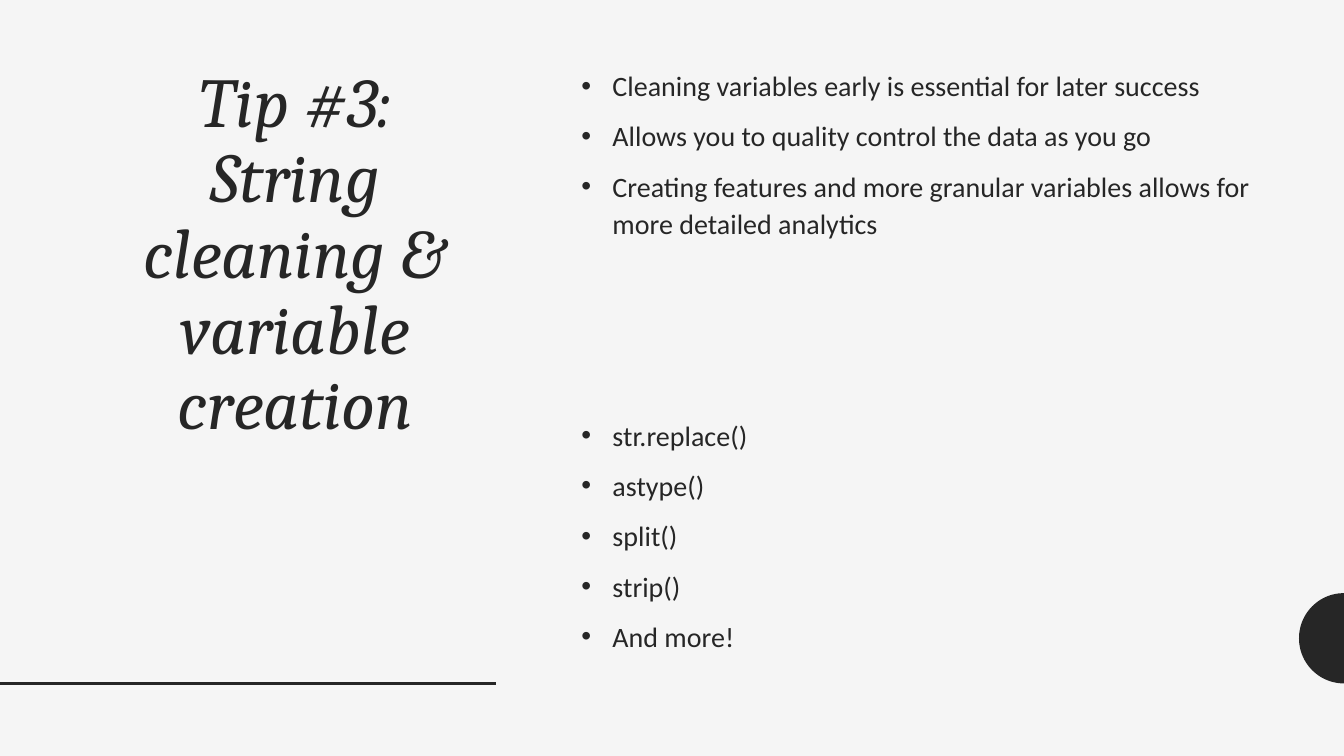
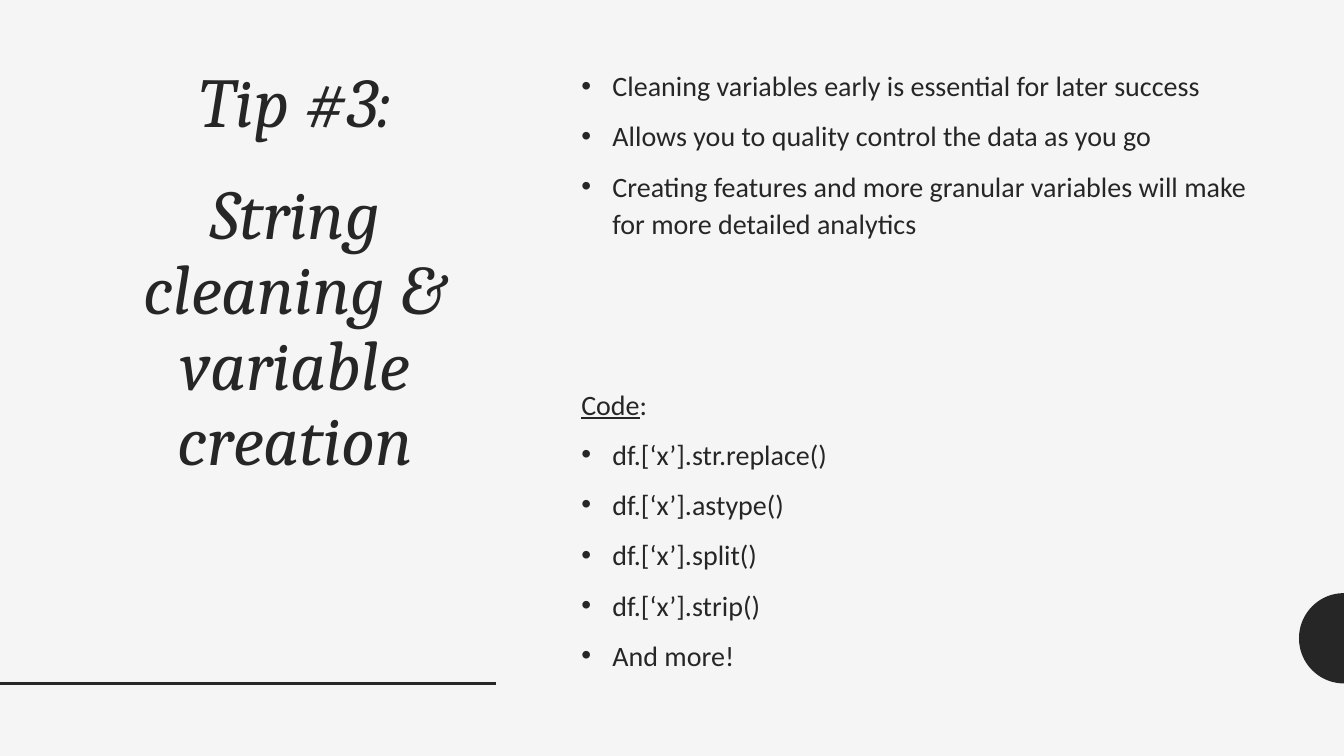
Before and after one commit to JamesWWilson/UCLA-DataFest-Python-Data-Wrangling, a slide deck: slide 17 of IntroPython_TipsForSuccess.pptx (slide 8 before the commit). Drawn at 1344x756 pixels with LibreOffice and Linux fonts; fonts in the diff are those of the drawing. Boxes give left, top, right and bottom in pixels: in the first picture for what was removed or moved away, otherwise in the second. Text is boxed around its words. In the diff, an @@ line names an element or a change of style, - is before the commit and + after.

```diff
--- a/IntroPython_TipsForSuccess.pptx
+++ b/IntroPython_TipsForSuccess.pptx
@@ title "Tip #3: String cleaning & ..." rewrapped from (x1=144, y1=80, x2=413, y2=430) to (x1=144, y1=80, x2=413, y2=466) @@
@@ text at (x1=612, y1=177, x2=1246, y2=239): text changed @@
-• Creating features and more granular variables allows for more detailed analytics
+• Creating features and more granular variables will make for more detailed analytics
@@ text "Code:" moved from (x1=612, y1=425, x2=747, y2=647) to (x1=581, y1=395, x2=826, y2=666) @@
@@ text at (x1=581, y1=395, x2=826, y2=621): text changed @@
-• str.replace()
-• astype()
-• split()
-• strip()
+Code:
+• df.[‘x’].str.replace()
+• df.[‘x’].astype()
+• df.[‘x’].split()
+• df.[‘x’].strip()
```
Also in this commit, not shown: 8 other slides changed, 31 slides added, 1 slide removed, 3 other files.
